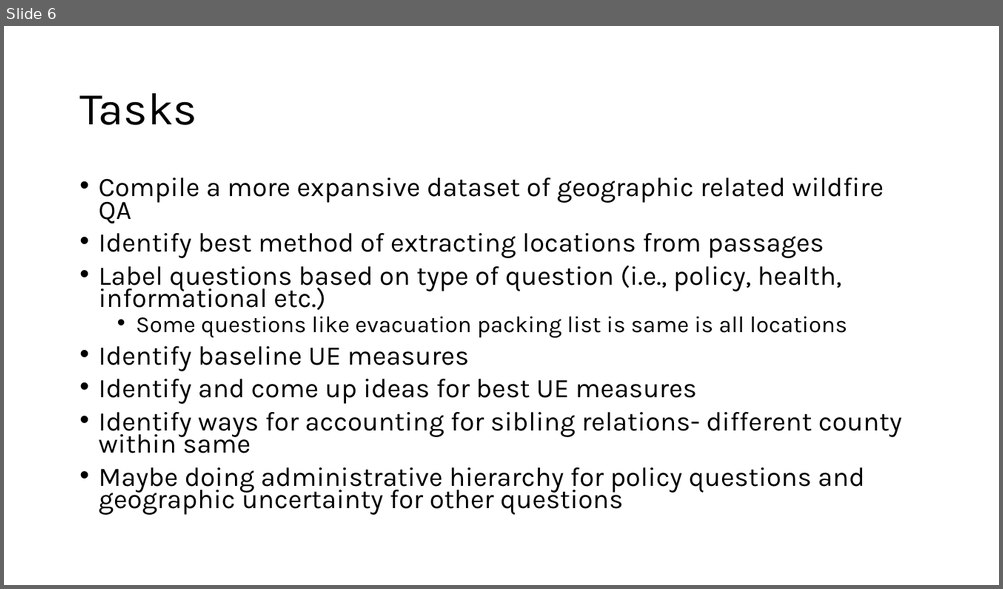
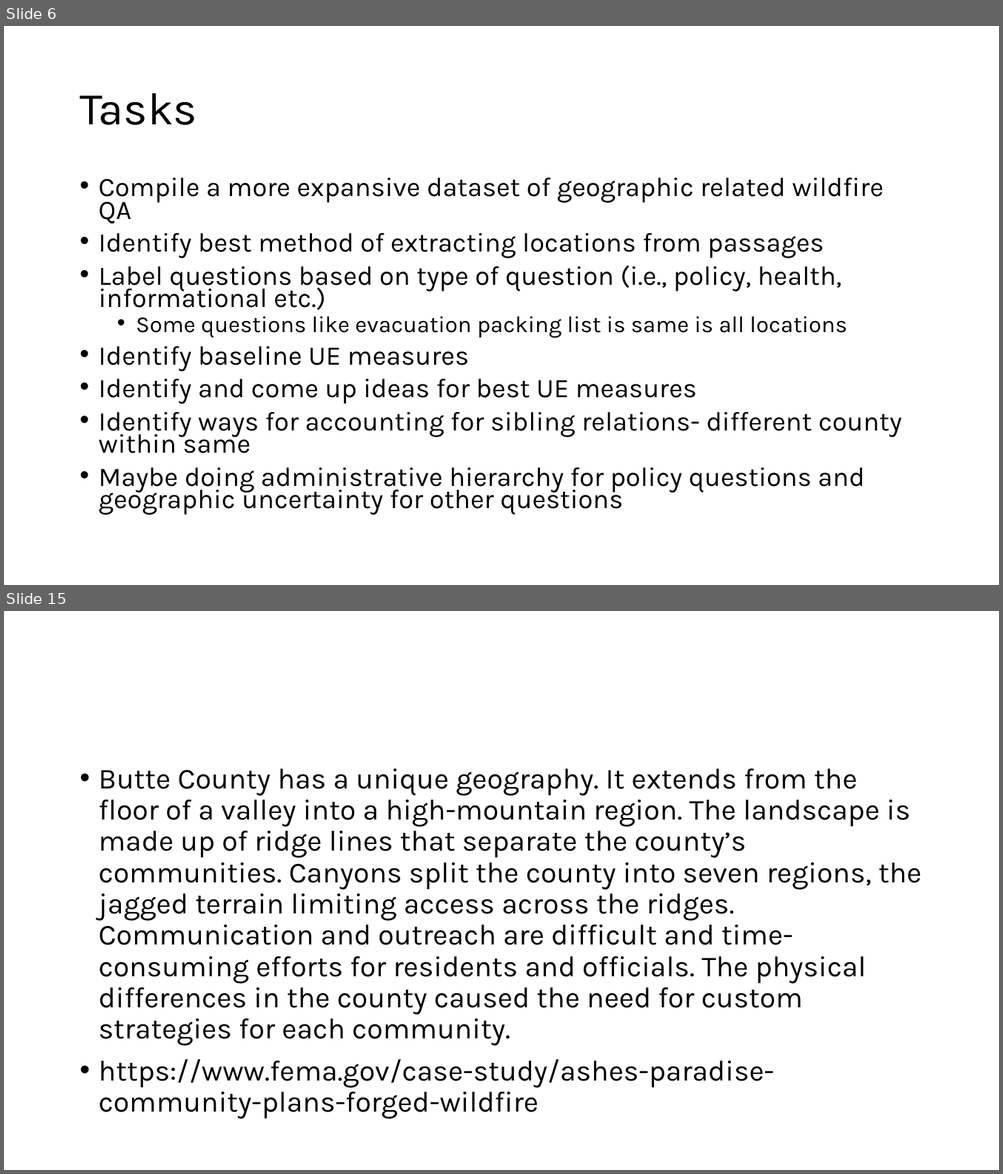
Before and after one commit to meenuravi18/wildfire_research_project, a slide deck: GeoRAG_ideas.pptx. Shown one above the other, each under a label of ours: slide 6 before the commit, slides 6 and 15 after it; the slides between them are not shown. The pictures are 1003x589 and 1003x1174 pixels, drawn with LibreOffice and Linux fonts; fonts in the diff are those of the drawing. Boxes give left, top, right and bottom in pixels: in the first picture for what was removed or moved away, otherwise in the second. Text is boxed around its words. In the diff, an @@ line names an element or a change of style, - is before the commit and + after.

```diff
--- a/GeoRAG_ideas.pptx
+++ b/GeoRAG_ideas.pptx
@@ slide 15 added at [4, 611, 999, 1170], background #FFFFFF @@
@@ text added at [99, 769, 921, 1119], 28 pt, text #000000 @@
+• Butte County has a unique geography. It extends from the floor of a valley into a high-mountain region. The landscape is made up of ridge lines that separate the county’s communities. Canyons split the county into seven regions, the jagged terrain limiting access across the ridges. Communication and outreach are difficult and time-consuming efforts for residents and officials. The physical differences in the county caused the need for custom strategies for each community.
+• https://www.fema.gov/case-study/ashes-paradise-community-plans-forged-wildfire
```
Also in this commit, not shown: 24 other slides added, 1 slide removed.
